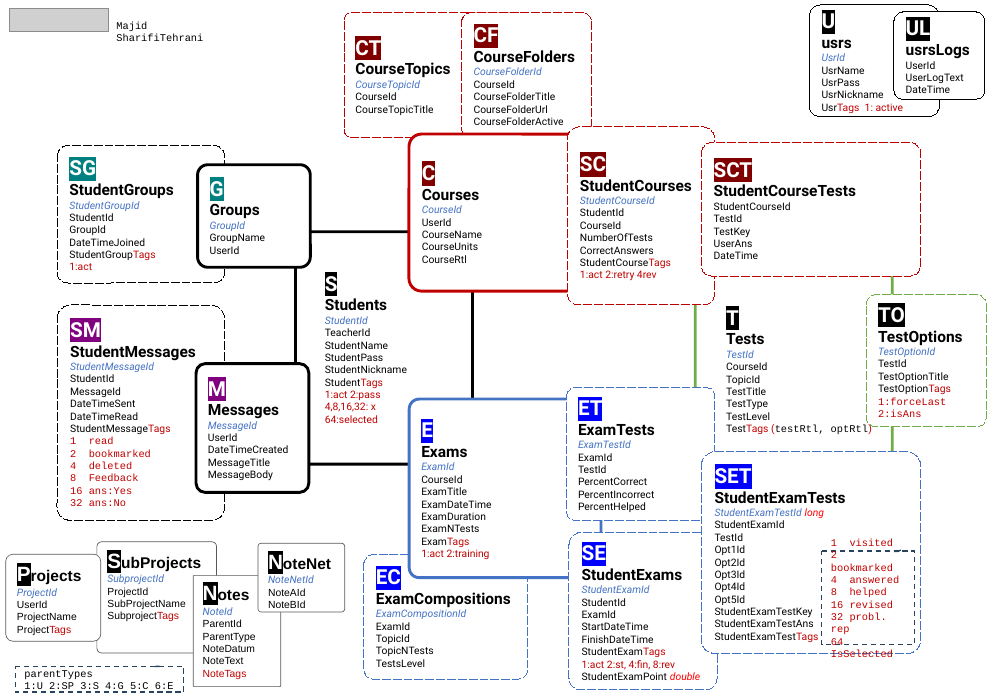
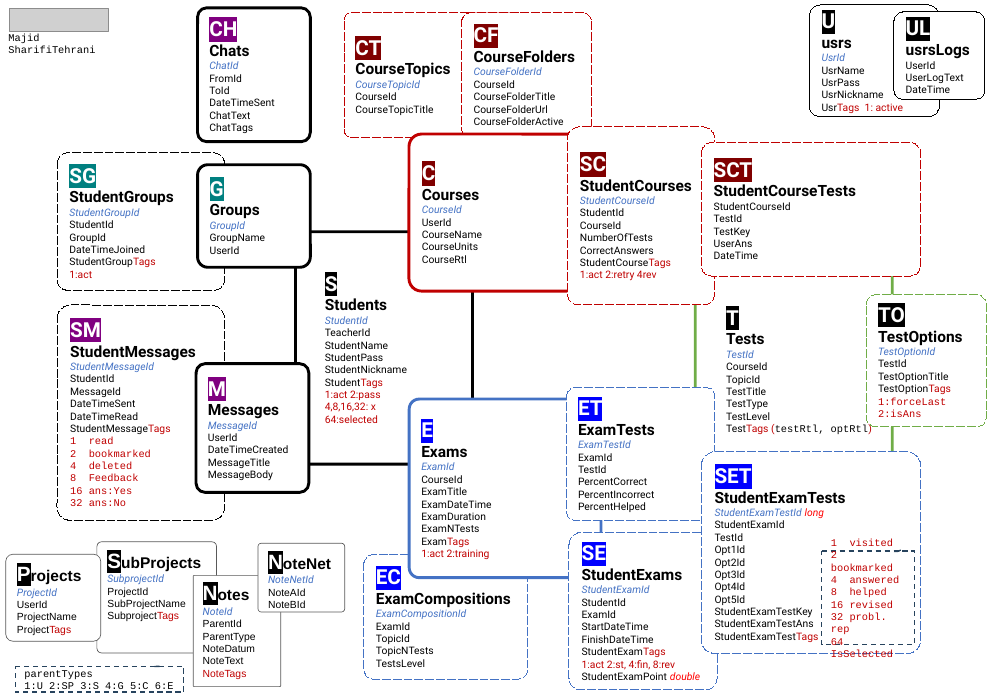
Before and after one commit to msht-ir/Examiner_blazorWebApp, a slide deck: slide 1 of ExaminerB/.appCatalog/ExaminerB notes 1404.pptx. Drawn at 1008x698 pixels with LibreOffice and Linux fonts; fonts in the diff are those of the drawing; grey boxes stand for pictures. Boxes give left, top, right and bottom in pixels: in the first picture for what was removed or moved away, otherwise in the second. Text is boxed around its words. In the diff, an @@ line names an element or a change of style, - is before the commit and + after.

Commit message:
-chat

```diff
--- a/ExaminerB/.appCatalog/ExaminerB notes 1404.pptx
+++ b/ExaminerB/.appCatalog/ExaminerB notes 1404.pptx
@@ text "Majid SharifiTehrani": place and size @@
-text "Majid SharifiTehrani" at box(116, 22, 203, 41)
+text "Majid SharifiTehrani" at box(8, 34, 95, 53)
@@ rounded rectangle added at box(197, 7, 310, 141), fill #FFFFFF, outline #000000 2.25 pt, 8 pt, text #000000 @@
+CH
+Chats
+ChatId
+FromId
+ToId
+DateTimeSent
+ChatText
+ChatTags
@@ rounded rectangle "SG": place and size @@
-rounded rectangle "SG" at box(57, 145, 224, 283)
+rounded rectangle "SG" at box(57, 153, 224, 290)
```
Also in this commit, not shown: 11 other files.
